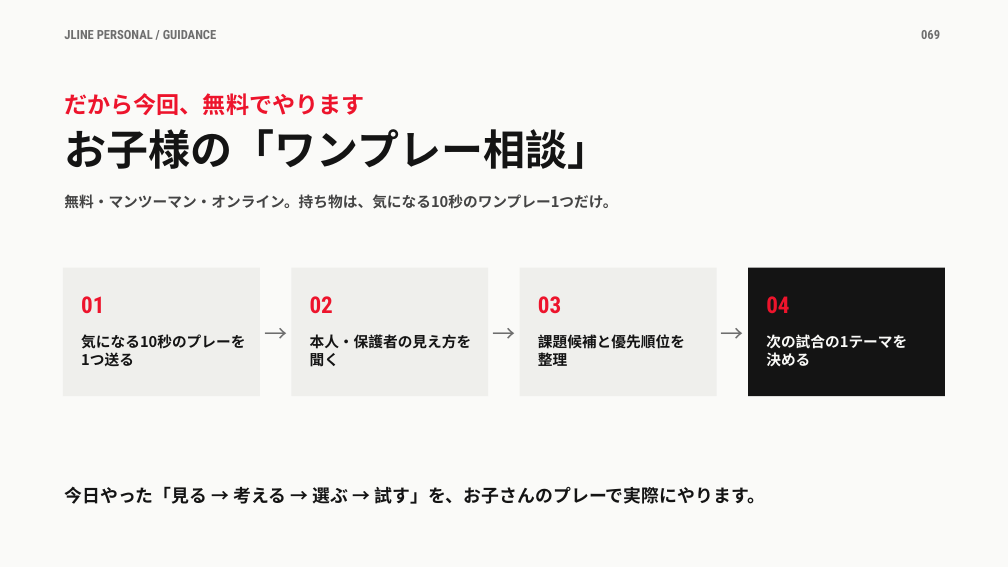
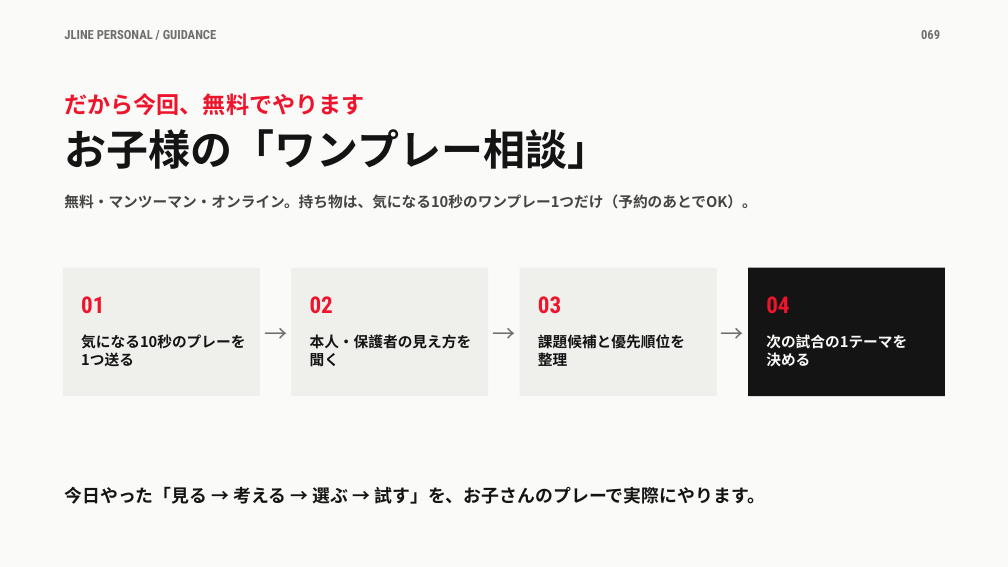
Before and after one commit to takafumisuzuki1117-sys/takafumi_suzuki, a slide deck: slide 69 of JLINEパーソナル/サッカーIQ爆上げセミナー/サッカーIQ爆上げセミナー_v3_20261105.pptx. Drawn at 1008x567 pixels with LibreOffice and Linux fonts; fonts in the diff are those of the drawing. Boxes give left, top, right and bottom in pixels: in the first picture for what was removed or moved away, otherwise in the second. Text is boxed around its words. In the diff, an @@ line names an element or a change of style, - is before the commit and + after.

```diff
--- a/JLINEパーソナル/サッカーIQ爆上げセミナー/サッカーIQ爆上げセミナー_v3_20261105.pptx
+++ b/JLINEパーソナル/サッカーIQ爆上げセミナー/サッカーIQ爆上げセミナー_v3_20261105.pptx
@@ text at box(64, 194, 756, 209): text changed @@
-無料・マンツーマン・オンライン。持ち物は、気になる10秒のワンプレー1つだけ。
+無料・マンツーマン・オンライン。持ち物は、気になる10秒のワンプレー1つだけ（予約のあとでOK）。
```
Also in this commit, not shown: 1 other slide changed, 1 other file.
